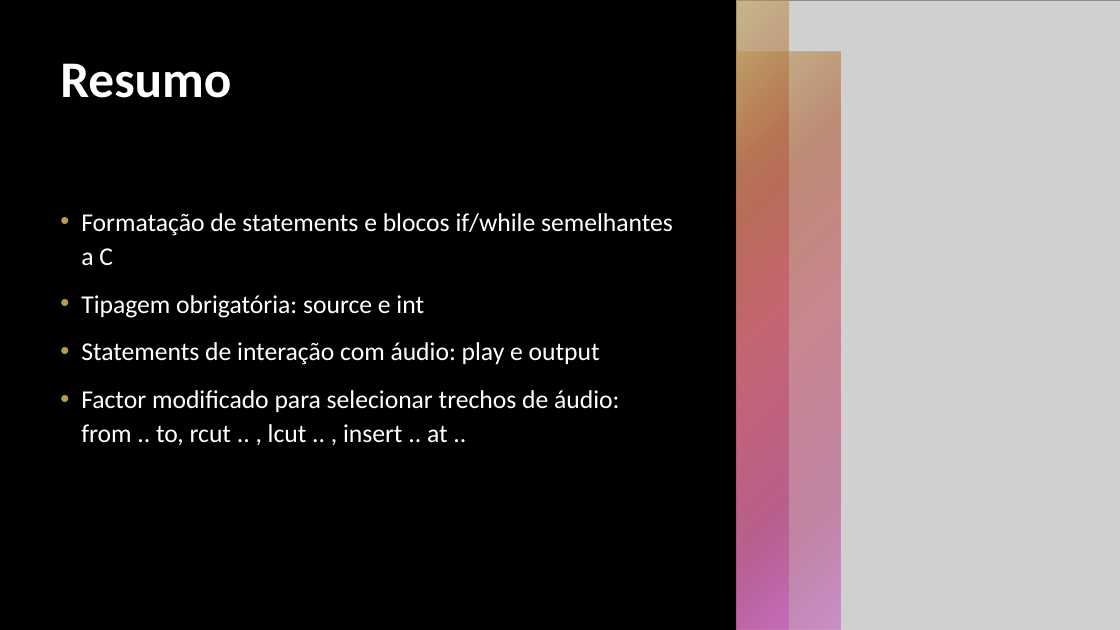
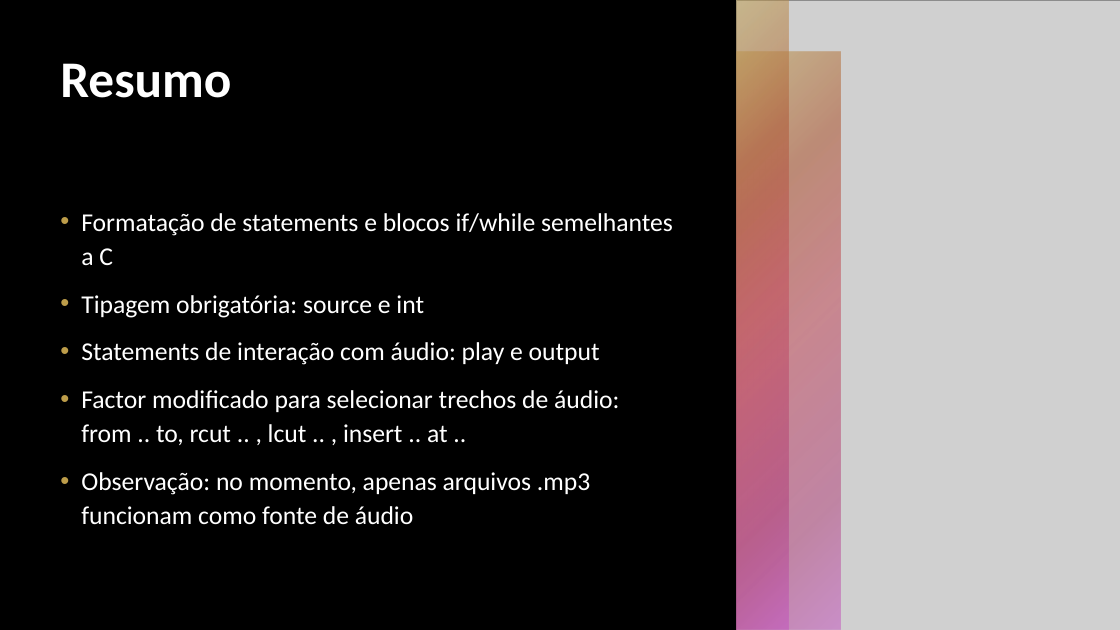
Before and after one commit to rafakatri/AudioLang, a slide deck: slide 6 of AudioLang.pptx. Drawn at 1120x630 pixels with LibreOffice and Linux fonts; fonts in the diff are those of the drawing; grey boxes stand for pictures. Boxes give left, top, right and bottom in pixels: in the first picture for what was removed or moved away, otherwise in the second. Text is boxed around its words. In the diff, an @@ line names an element or a change of style, - is before the commit and + after.

Commit message:
Powerpoint fix

```diff
--- a/AudioLang.pptx
+++ b/AudioLang.pptx
@@ text at <box>81,472,590,525</box>: paragraph added @@
+• Observação: no momento, apenas arquivos .mp3 funcionam como fonte de áudio
```
